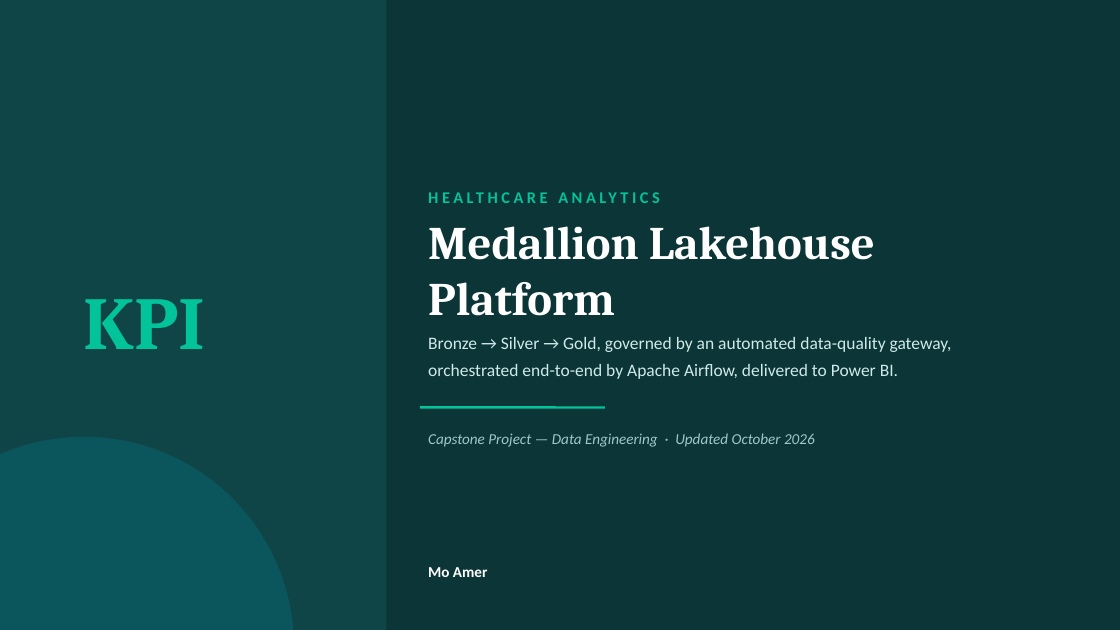
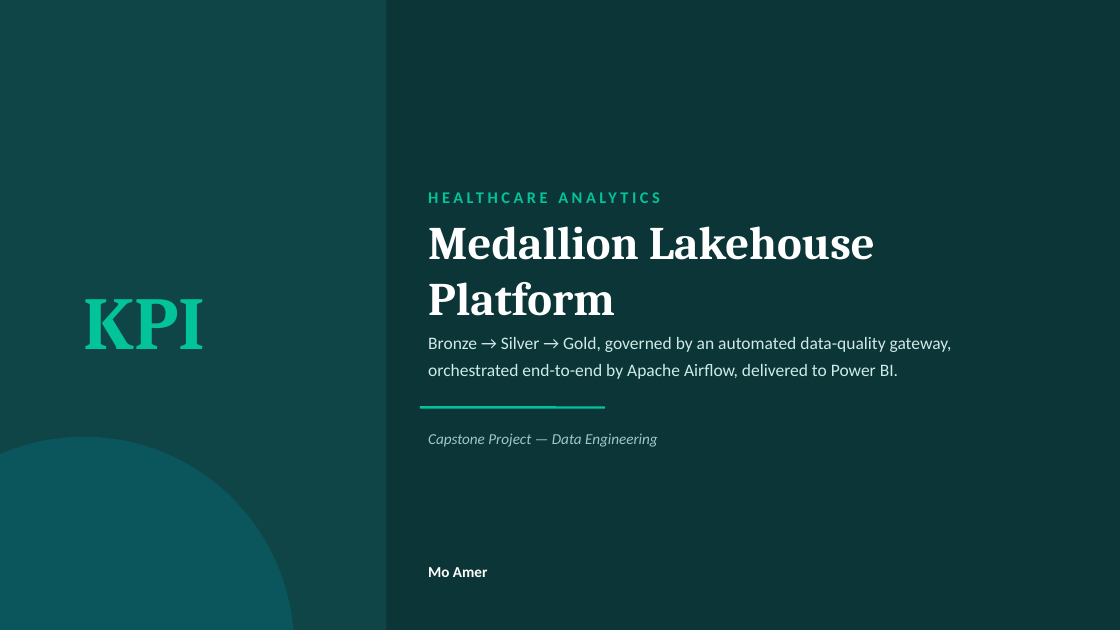
Before and after one commit to moabdoamer123-cmd/healthcare-analytics-lakehouse, a slide deck: slide 1 of Healthcare_Analytics_Lakehouse_Presentation.pptx. Drawn at 1120x630 pixels with LibreOffice and Linux fonts; fonts in the diff are those of the drawing. Boxes give left, top, right and bottom in pixels: in the first picture for what was removed or moved away, otherwise in the second. Text is boxed around its words. In the diff, an @@ line names an element or a change of style, - is before the commit and + after.

Commit message:
Update project presentation

```diff
--- a/Healthcare_Analytics_Lakehouse_Presentation.pptx
+++ b/Healthcare_Analytics_Lakehouse_Presentation.pptx
@@ text at (428,433,658,447): text changed @@
-Capstone Project — Data Engineering · Updated October 2026
+Capstone Project — Data Engineering
```
Also in this commit, not shown: 3 other slides changed.
